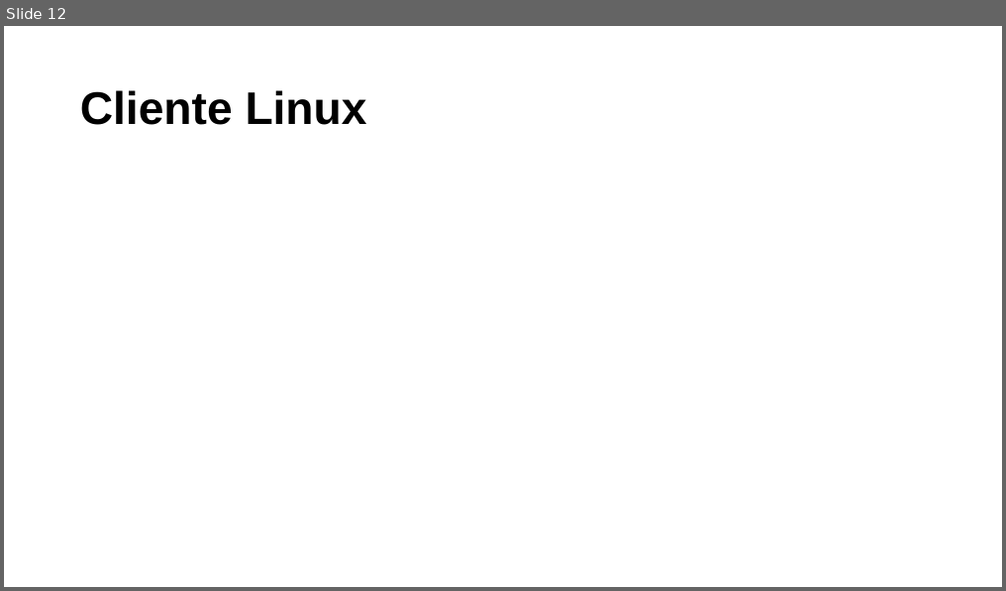
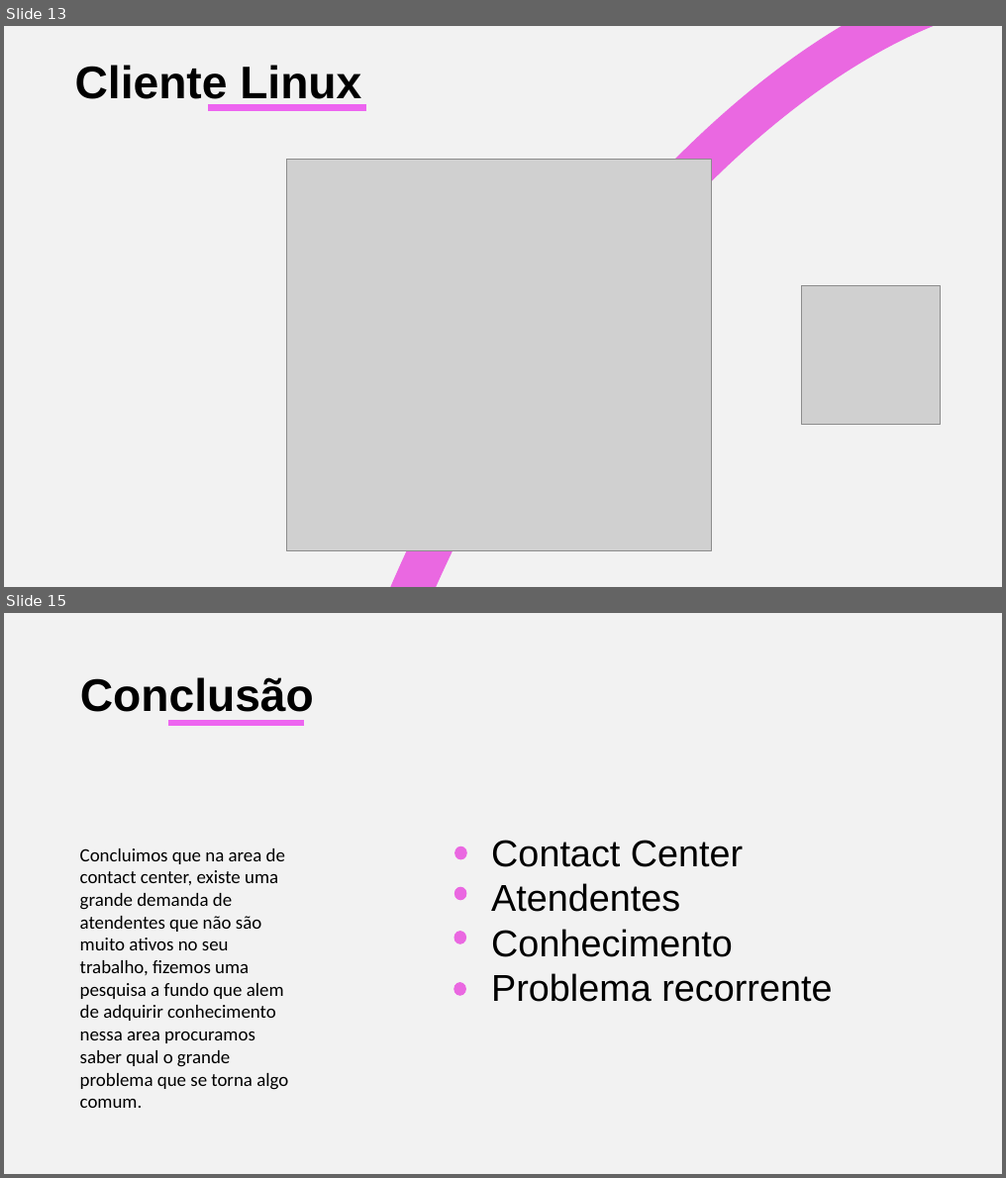
Before and after one commit to BandTec/2ADSA-2021-1-Grupo-01, a slide deck: Apresentação - Prepta.pptx. Shown one above the other, each under a label of ours: slide 12 before the commit, slides 13 and 15 after it; the slides between them are not shown. The pictures are 1006x591 and 1006x1178 pixels, drawn with LibreOffice and Linux fonts; fonts in the diff are those of the drawing; grey boxes stand for pictures. Boxes give left, top, right and bottom in pixels: in the first picture for what was removed or moved away, otherwise in the second. Text is boxed around its words. In the diff, an @@ line names an element or a change of style, - is before the commit and + after.

```diff
--- a/Apresentação - Prepta.pptx
+++ b/Apresentação - Prepta.pptx
@@ slide 15 added at (4,613,1002,1174), background #F2F2F2 @@
@@ title added at (80,677,314,721), 44 pt, text #000000, bold @@
+Conclusão
@@ line added from (304, 723) to (168, 723), #ED65F0 6 pt @@
@@ text added at (80,849,288,1108), 18 pt, text #000000 @@
+Concluimos que na area de contact center, existe uma grande demanda de
+atendentes que não são muito ativos no seu trabalho, fizemos uma pesquisa a fundo que alem de adquirir conhecimento nessa area procuramos saber qual o grande problema que se torna algo comum.
@@ ellipse added at (455,847,466,860), fill #EA68E1, outline #EA68E1 1 pt @@
@@ text added at (491,840,832,1002), 36 pt, text #000000 @@
+Contact Center
+Atendentes
+Conhecimento
+Problema recorrente
@@ ellipse added at (454,888,466,900), fill #EA68E1, outline #EA68E1 1 pt @@
@@ ellipse added at (454,931,466,944), fill #EA68E1, outline #EA68E1 1 pt @@
@@ ellipse added at (454,983,466,995), fill #EA68E1, outline #EA68E1 1 pt @@
@@ what was slide 12 is now slide 13 @@
@@ slide 13 changed as well @@
@@ background #FFFFFF to #F2F2F2 @@
@@ arc (boxed as its full ellipse) added at (114,26,1002,587), outline #EA68E1 40 pt @@
@@ text "Cliente Linux" at (75,65,361,108): vertical alignment middle to top @@
@@ line added from (366, 107) to (208, 107), #ED65F0 6 pt @@
@@ picture added at (287,160,712,551) @@
@@ picture added at (802,285,941,424) @@
```
Also in this commit, not shown: 6 other slides changed, 8 other slides added, 9 slides removed, 1 other file.
